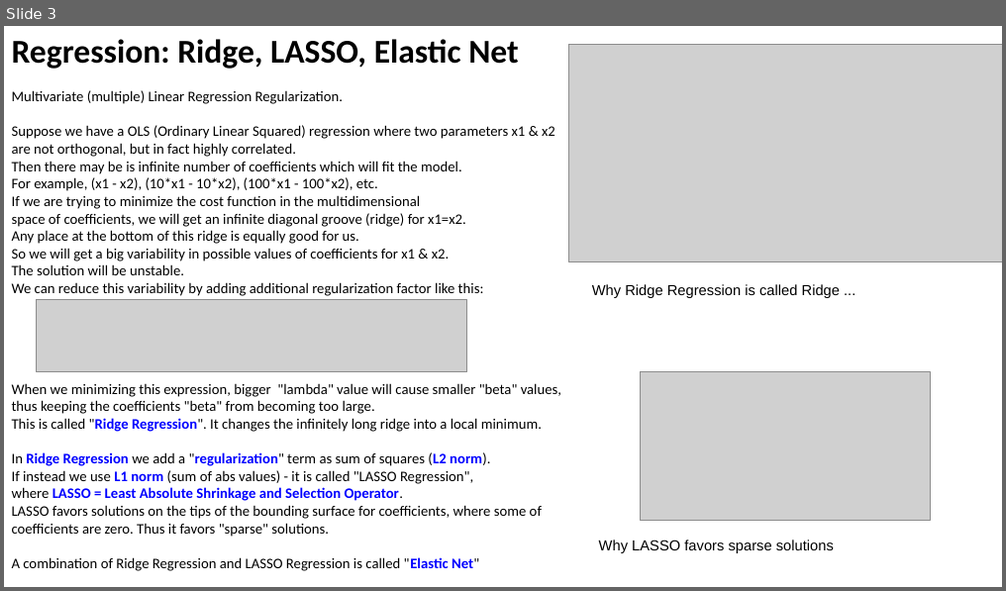
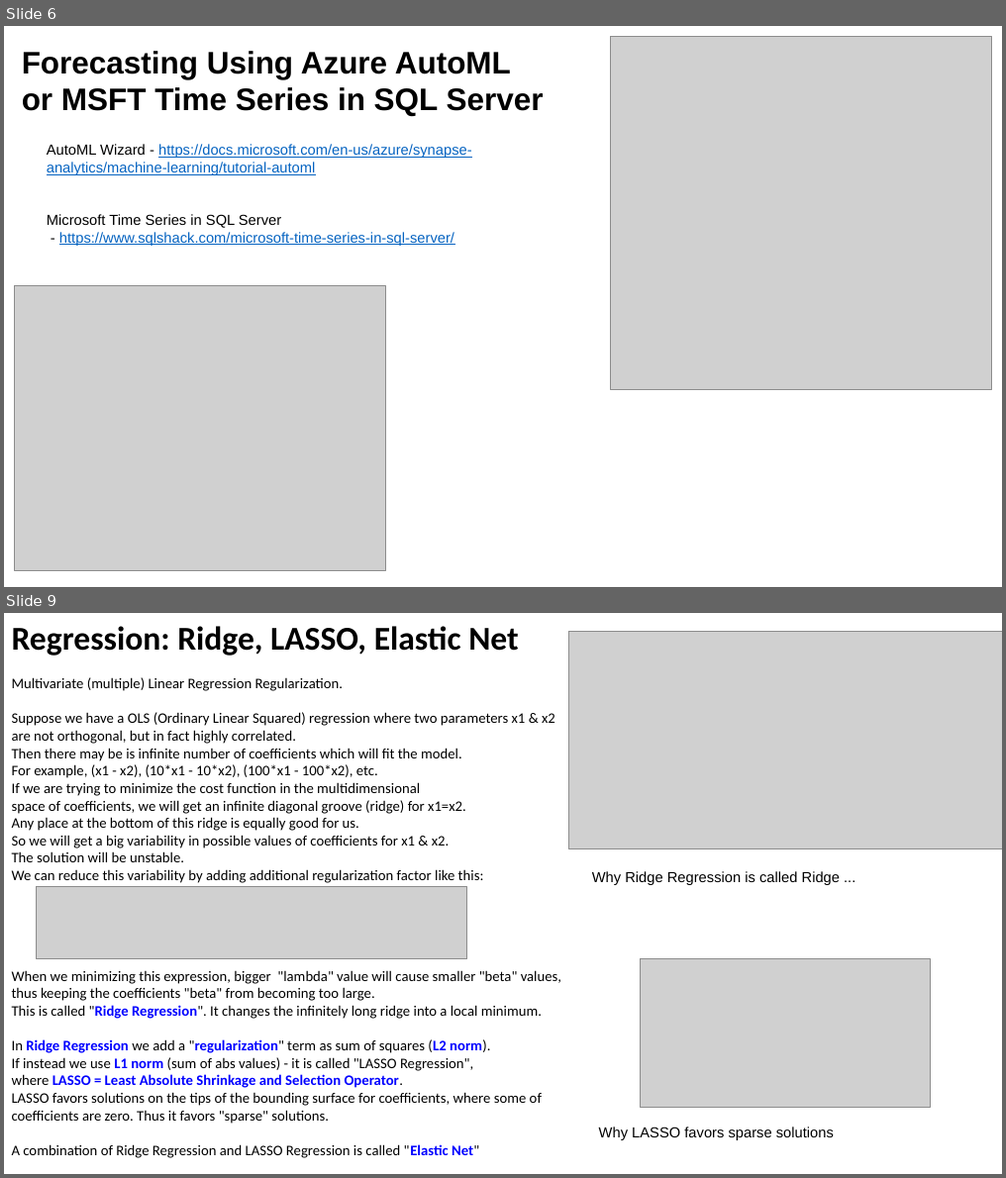
Before and after one commit to lselector/ml_ai_doc, a slide deck: Time_Series_Forecasting.pptx. Shown one above the other, each under a label of ours: slide 3 before the commit, slides 6 and 9 after it; the slides between them are not shown. The pictures are 1006x591 and 1006x1178 pixels, drawn with LibreOffice and Linux fonts; fonts in the diff are those of the drawing; grey boxes stand for pictures. Boxes give left, top, right and bottom in pixels: in the first picture for what was removed or moved away, otherwise in the second. Text is boxed around its words. In the diff, an @@ line names an element or a change of style, - is before the commit and + after.

Commit message:
std_dev, std_err, forecasting

```diff
--- a/Time_Series_Forecasting.pptx
+++ b/Time_Series_Forecasting.pptx
@@ slide 6 added at box(4, 26, 1002, 587), background #FFFFFF @@
@@ text added at box(22, 51, 544, 116), 30 pt, text #000000, bold @@
+Forecasting Using Azure AutoML
+or MSFT Time Series in SQL Server
@@ picture added at box(611, 37, 992, 390) @@
@@ text added at box(47, 144, 472, 246), 14 pt, text #0563C1, underline @@
+AutoML Wizard - https://docs.microsoft.com/en-us/azure/synapse-analytics/machine-learning/tutorial-automl
+Microsoft Time Series in SQL Server
+- https://www.sqlshack.com/microsoft-time-series-in-sql-server/
@@ picture added at box(15, 285, 386, 571) @@
@@ what was slide 3 is now slide 9 @@
```
Also in this commit, not shown: 2 slides changed, 5 other slides added, 7 slides removed, 6 other files.
